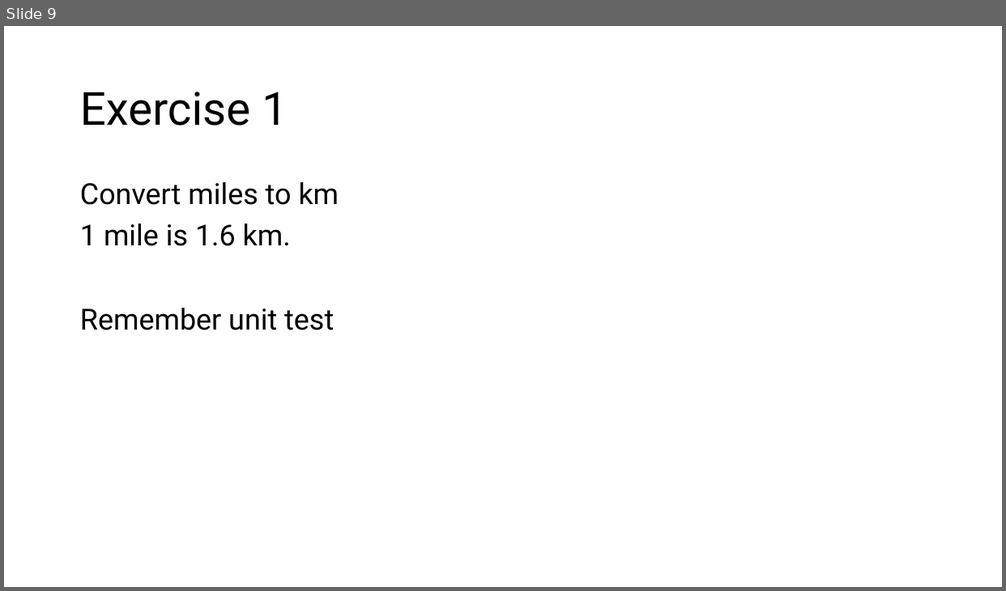
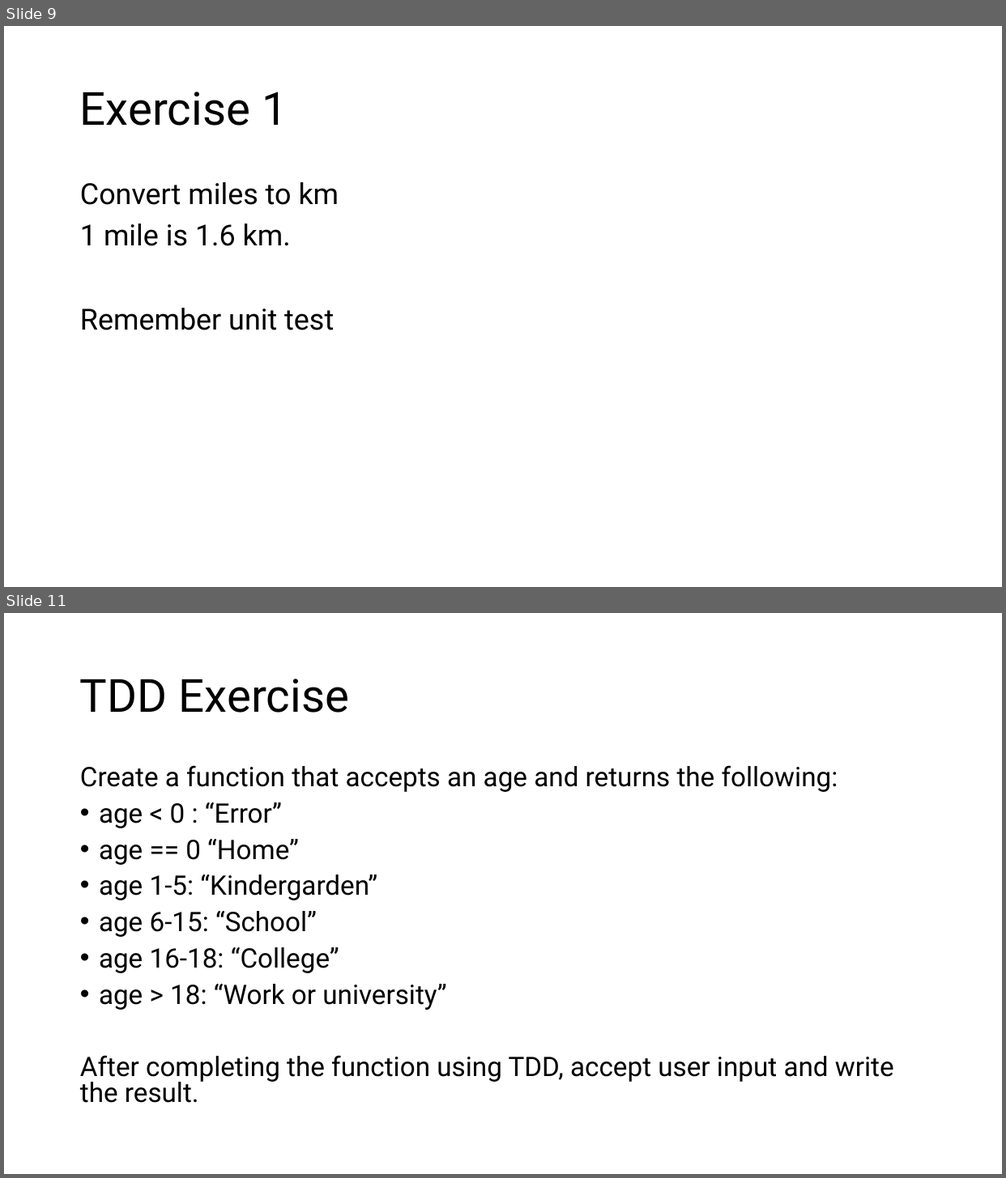
Before and after one commit to BjarneHelgesen/PythonForTestere, a slide deck: PythonForTestere.pptx. Shown one above the other, each under a label of ours: slide 9 before the commit, slides 9 and 11 after it; the slides between them are not shown. The pictures are 1006x591 and 1006x1178 pixels, drawn with LibreOffice and Linux fonts; fonts in the diff are those of the drawing. Boxes give left, top, right and bottom in pixels: in the first picture for what was removed or moved away, otherwise in the second. Text is boxed around its words. In the diff, an @@ line names an element or a change of style, - is before the commit and + after.

Commit message:
Updated presentation after lesson 2

```diff
--- a/PythonForTestere.pptx
+++ b/PythonForTestere.pptx
@@ slide 11 added at [4, 613, 1002, 1174], background #FFFFFF at 10% opacity @@
@@ title added at [80, 679, 349, 713], 44 pt, text #000000 @@
+TDD Exercise
@@ text added at [80, 765, 894, 1103], 25.9 pt, text #000000 @@
+Create a function that accepts an age and returns the following:
+• age < 0 : “Error”
+• age == 0 “Home”
+• age 1-5: “Kindergarden”
+• age 6-15: “School”
+• age 16-18: “College”
+• age > 18: “Work or university”
+After completing the function using TDD, accept user input and write the result.
```
Also in this commit, not shown: 1 other slide added.
